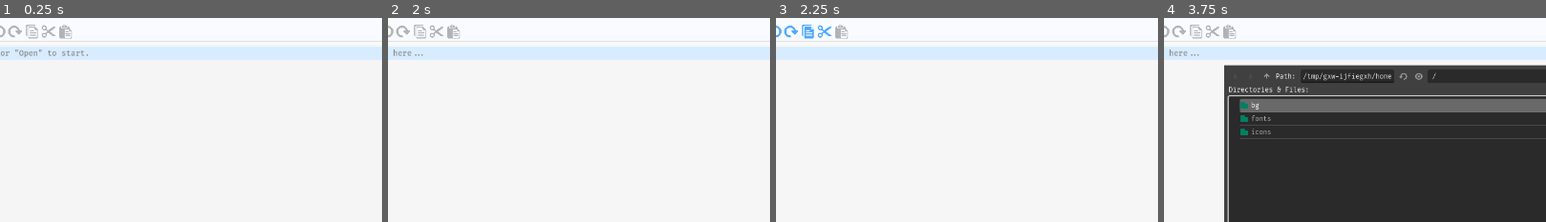
Above: before the commit, frames 1-4 (left to right).
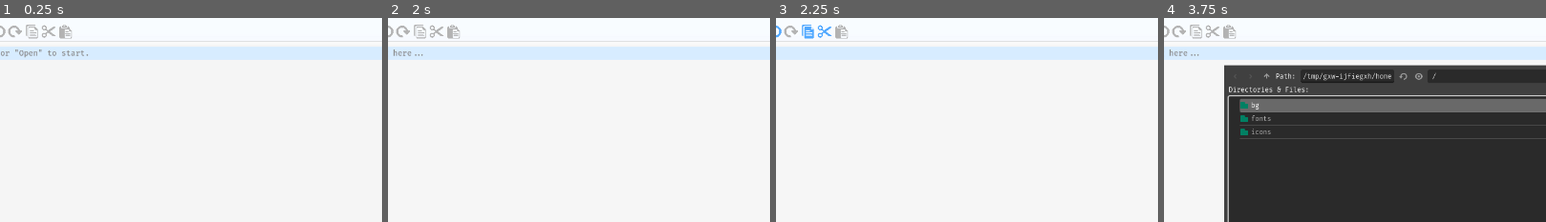
Above: after the commit, the same moments.

Repository: lkpnchl/CMSC_124
Game: Godot game, scene res://TEST.tscn
Two runs of this game, one before a commit and one after it. Both use one fixed random seed, a clock stepped at 60 frames per second and the inputs below. Video files are missing from this copy of the repository; at most half a second of black plays in their place.
Inputs (mouse positions are % of the whole screen's width and height, from its top left):
- Up to frame 1 (0.25 s): no input
- Up to frame 2 (2 s): click (50, 79) at 0.52 s; type "Alex" at 0.6 s; click (5, 12) at 1.25 s
- Up to frame 3 (2.25 s): click (50, 40) at 2.02 s; type "12" at 2.1 s
- Up to frame 4 (3.75 s): click (5, 12) at 2.75 s; click (8, 12) at 3.5 s
The pictures show only the part of the screen within x 16-66%, y 9-59%; the shares and areas given below are measured in that part.

Frames 1-2 are identical in both runs. In frame 3, 0.1% of the frame differs, in the area x 2-6%, y 3-10%; in frame 4, nothing differs.

Commit message:
set redo.disabled = true

Diff:
--- a/IDE/MainIDE.gd
+++ b/IDE/MainIDE.gd
@@ -128,7 +128,7 @@
 		saveas.disabled = false
 		close.disabled = false
 		undo.disabled = false
-		redo.disabled = false # Disabled unless Undo is performed
+		redo.disabled = true # Disabled unless Undo is performed
 		copy.disabled = false
 		cut.disabled = false
 		paste.disabled = true # Disabled unless Copy/Cut is performed
